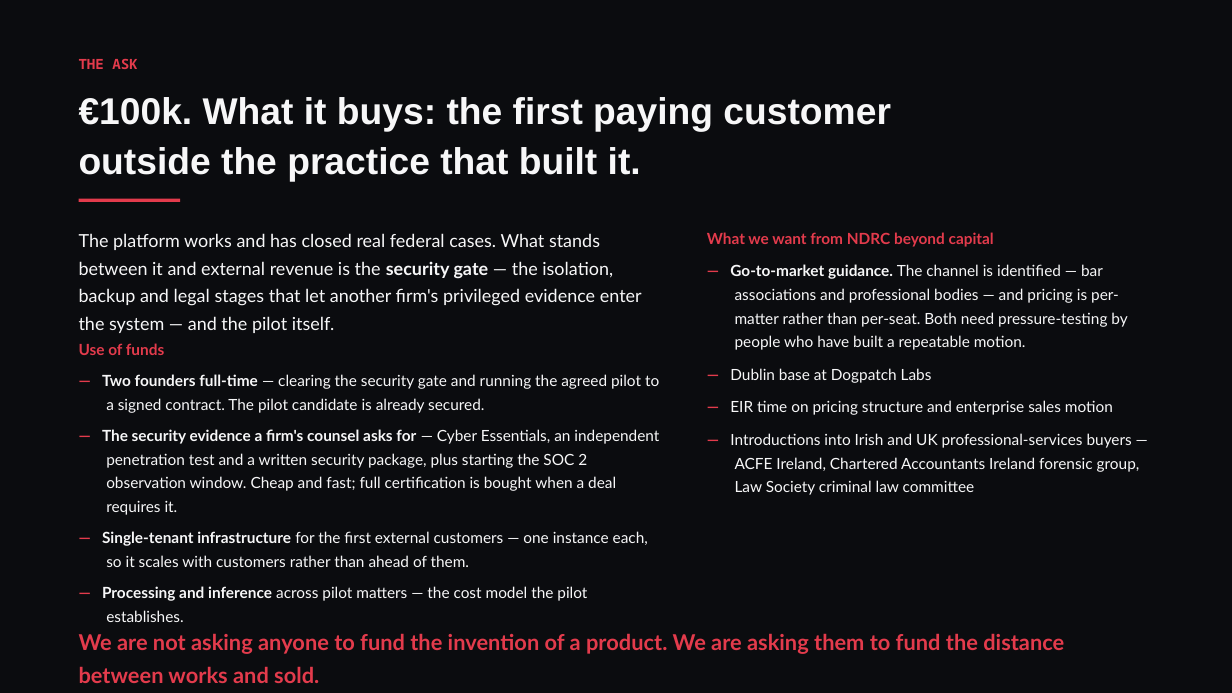
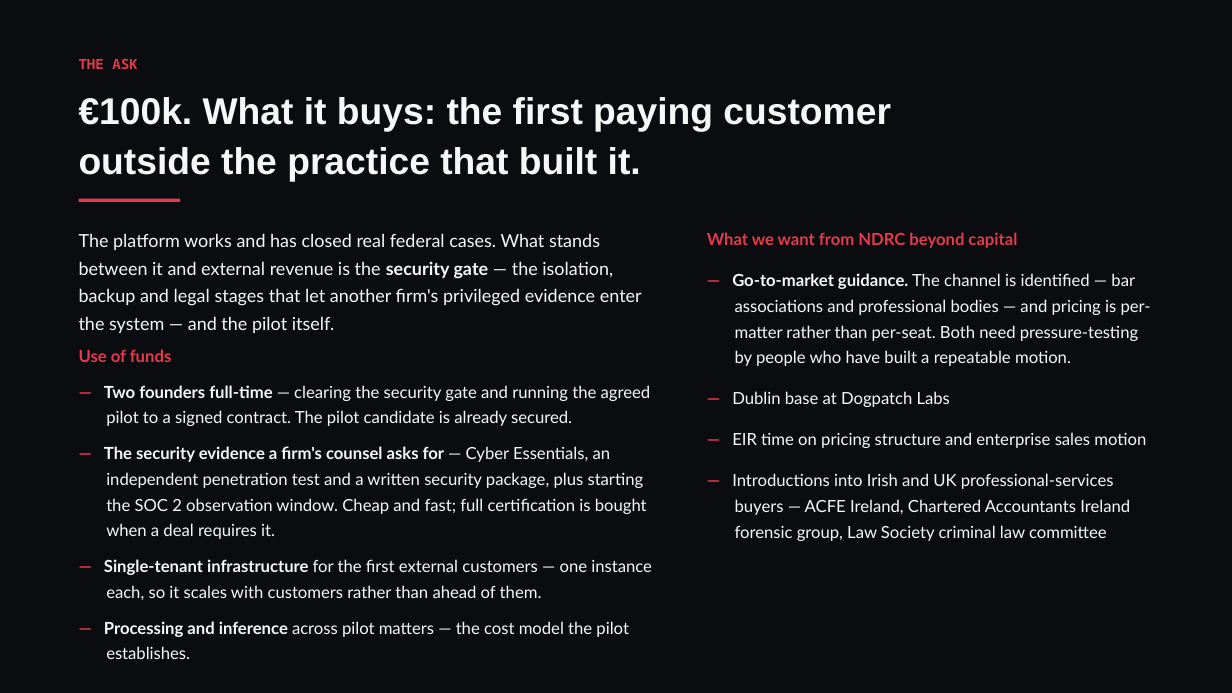
Before and after one commit to conorbowles51/owl-n4j, a slide deck: slide 12 of Loupe-NDRC-deck.pptx. Drawn at 1232x693 pixels with LibreOffice and Linux fonts; fonts in the diff are those of the drawing. Boxes give left, top, right and bottom in pixels: in the first picture for what was removed or moved away, otherwise in the second. Text is boxed around its words. In the diff, an @@ line names an element or a change of style, - is before the commit and + after.

```diff
--- a/Loupe-NDRC-deck.pptx
+++ b/Loupe-NDRC-deck.pptx
@@ text "What we want from NDRC ..." at (707,232,1151,541): size 12 to 13 pt; more space between paragraphs @@
@@ text "Use of funds" at (79,349,652,659): size 12 to 13 pt; more space between paragraphs @@
@@ text removed at (79,633,1064,683) @@
-We are not asking anyone to fund the invention of a product. We are asking them to fund the distance between works and sold.
```
Also in this commit, not shown: 3 other slides changed, 3 other files.
